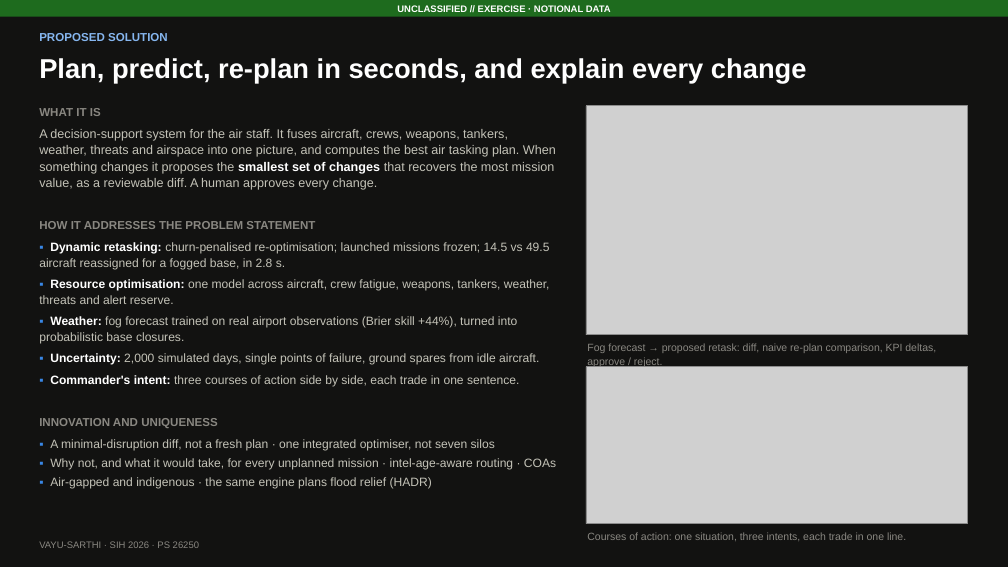
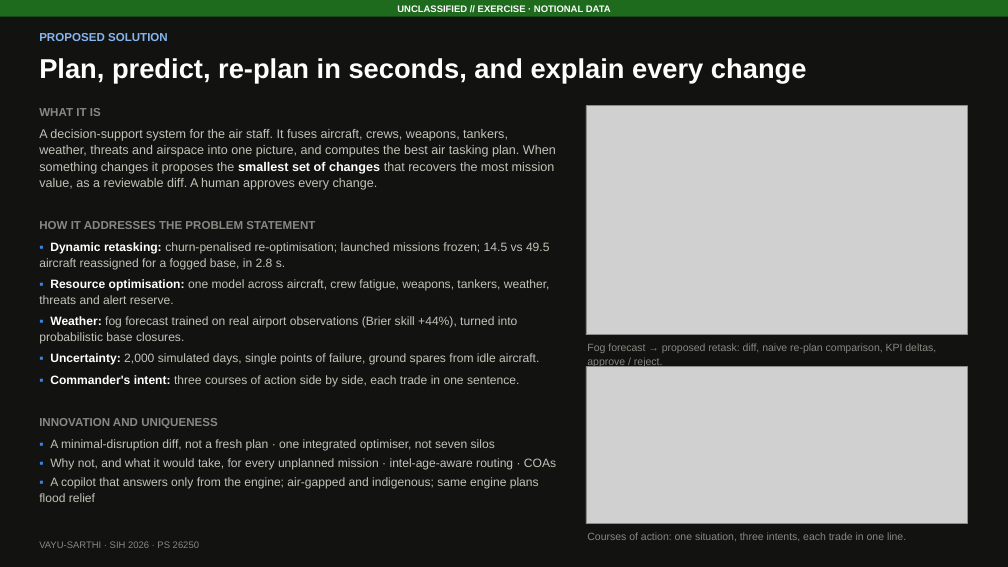
Before and after one commit to DeepakSinghhh/Air-power-Dynamic, a slide deck: slide 2 of docs/VAYU-SARTHI_SIH2026_idea.pptx. Drawn at 1008x567 pixels with LibreOffice and Linux fonts; fonts in the diff are those of the drawing; grey boxes stand for pictures. Boxes give left, top, right and bottom in pixels: in the first picture for what was removed or moved away, otherwise in the second. Text is boxed around its words. In the diff, an @@ line names an element or a change of style, - is before the commit and + after.

```diff
--- a/docs/VAYU-SARTHI_SIH2026_idea.pptx
+++ b/docs/VAYU-SARTHI_SIH2026_idea.pptx
@@ text at <box>39,477,539,502</box>: text changed @@
-▪ Air-gapped and indigenous · the same engine plans flood relief (HADR)
+▪ A copilot that answers only from the engine; air-gapped and indigenous; same engine plans flood relief
```
Also in this commit, not shown: 3 other slides changed, 21 other files.
